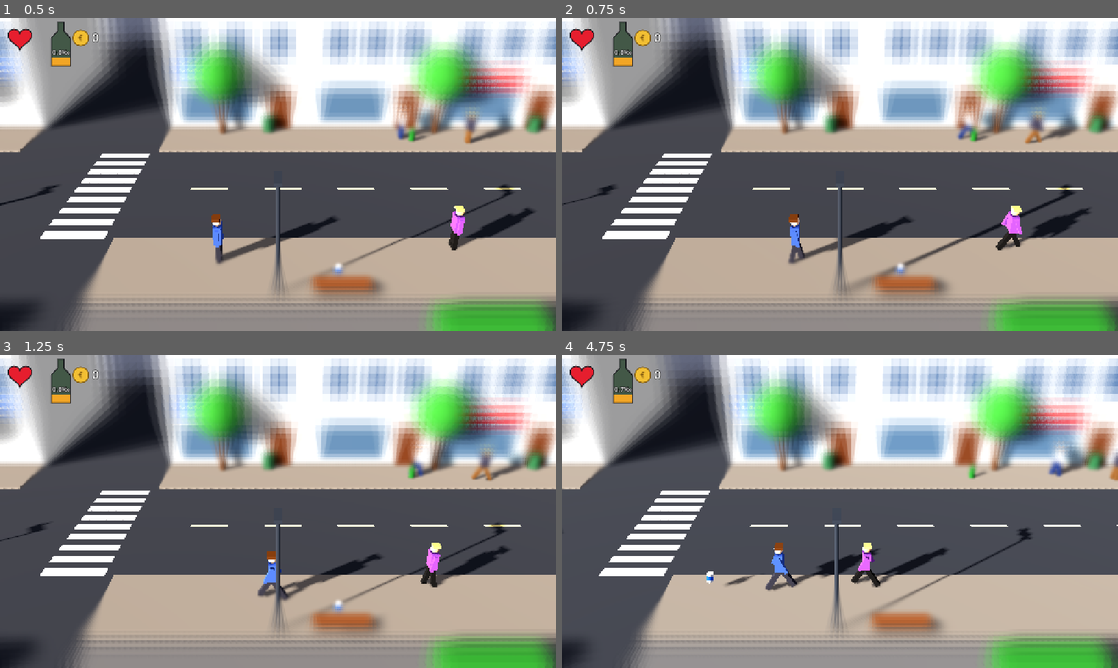
Above: before the commit, frames 1-4 (two rows, left to right).
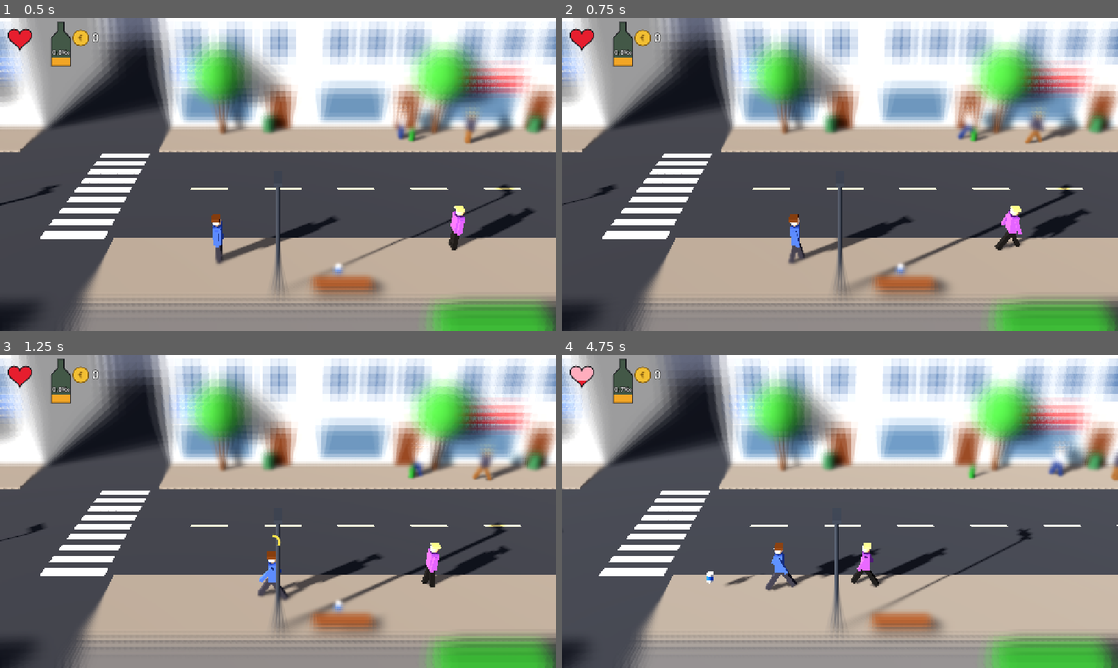
Above: after the commit, the same moments.

Repository: Ecculi/GoodMorningMoonshine
Game: Godot game, scene res://scenes/main.tscn
Two runs of this game, one before a commit and one after it. Both use one fixed random seed, a clock stepped at 60 frames per second and the inputs below.
Inputs:
- Up to frame 1 (0.5 s): no input
- Up to frame 2 (0.75 s): tap Enter at 0.5 s; hold Right (move_right) from 0.53 s (still down); hold Space (action) from 0.53 s (still down)
- Up to frame 3 (1.25 s): keep holding Right (move_right); keep holding Space (action)
- Up to frame 4 (4.75 s): release Right (move_right) at 1.28 s; release Space (action) at 1.28 s; hold Down (move_down) 1.28-2.03 s; tap Space (action) at 1.35, 3.05, 4.35 s; hold Right (move_right) 2.03-2.78 s; hold Space (action) 2.03-2.78 s; tap Z at 2.1 s; hold Up (move_up) 2.78-3.53 s; tap Enter at 2.85 s; hold Space (action) 3.53-4.28 s; hold Left (move_left) from 3.53 s (still down)

Frame 1 is identical in both runs. In frame 2, 0.1% of the frame differs, in the area x 0-95%, y 29-74%; in frame 3, 0.6%, in the area x 6-93%, y 27-87%; in frame 4, 0.4%.

Commit message:
Stamina in the heart, winded state and charged punch
Punches, throws and running turn the heart's red part light pink. When
all of it is pink the character is out of breath: punches only every
2 s, runs only a few steps, and after a grace time (10 s at full health,
1 s near empty) health starts to drop until the player rests.

Holding the action button runs time at half speed while standing still.
With an empty hand, holding it pulls the arm back for a stronger punch.

Co-Authored-By: Claude Opus 5.5 <noreply@anthropic.com>
Claude-Session: https://claude.ai/code/session_014p1PeeGbmYxJmsVU4HYhz4

Diff:
--- a/scripts/game_state.gd
+++ b/scripts/game_state.gd
@@ -21,15 +21,43 @@
 const DRINK_AMOUNT := 0.4
 const FOOD_HEALTH := 12.0
 
+## Stamina ("kunto"): the red part of the heart. Exertion turns red into
+## light pink from the top down; the pink level is the real health.
+## When all of it is pink the character is out of breath.
+const STAMINA_PUNCH := 9.0
+const STAMINA_PUNCH_CHARGED := 9.0  # extra at full charge
+const STAMINA_THROW := 7.0
+const STAMINA_RUN := 11.0  # per second
+## Resting: standing still recovers fast (in real time, even though the
+## world is frozen), walking slowly. Out of breath only standing helps.
+const STAMINA_REGEN_IDLE := 22.0
+const STAMINA_REGEN_WALK := 7.0
+const STAMINA_REGEN_DELAY := 0.8
+## Out of breath ends when this share of the health is red again.
+const WINDED_RECOVER := 0.3
+## How long the heart may stay all pink before health starts to drop:
+## 10 s with a full heart, 1 s with an empty one.
+const WINDED_GRACE_MAX := 10.0
+const WINDED_GRACE_MIN := 1.0
+const WINDED_DAMAGE := 2.0  # health per second after the grace time
+## Holding the action button while standing still runs time at half speed.
+const CHARGE_TIME_SCALE := 0.5
+
 var day := 1
 var promille := PROMILLE_START
 var health := 100.0
 var money := 0
 var clock_min := float(DAY_START_MIN)
+var stamina := 100.0
+var winded := false
+var _rest_wait := 0.0
+var _winded_time := 0.0
 
 ## Set by the player every frame.
 var moving := false
 var running := false
+## Set by the player while the action button is held down.
+var charging := false
 ## Actions (punching, throwing) keep the world running for a moment.
 var busy_time := 0.0
 ## True while the world advances this frame.
@@ -52,8 +80,16 @@
 		active = false
 		return
 	busy_time = maxf(0.0, busy_time - delta)
-	active = moving or busy_time > 0.0
-	world_dt = delta if active else 0.0
+	if moving or busy_time > 0.0:
+		active = true
+		world_dt = delta
+	elif charging:
+		active = true
+		world_dt = delta * CHARGE_TIME_SCALE
+	else:
+		active = false
+		world_dt = 0.0
+	_update_stamina(delta)
 	if not active:
 		return
 
@@ -83,8 +119,43 @@
 
 func damage(amount: float) -> void:
 	health -= amount
+	stamina = minf(stamina, maxf(health, 0.0))
 	if health <= 0.0 and not over:
 		_die("HEADLINE_BEATEN")
+
+
+## Spends stamina on an exertion (punch, throw, running).
+func exert(amount: float) -> void:
+	stamina = maxf(0.0, stamina - amount)
+	_rest_wait = STAMINA_REGEN_DELAY
+	if stamina <= 0.0:
+		winded = true
+
+
+## How long the heart may stay all pink before it starts to hurt.
+func winded_grace() -> float:
+	return lerpf(WINDED_GRACE_MIN, WINDED_GRACE_MAX, clampf(health / 100.0, 0.0, 1.0))
+
+
+func _update_stamina(delta: float) -> void:
+	stamina = minf(stamina, maxf(health, 0.0))
+	if running and moving:
+		exert(STAMINA_RUN * world_dt)
+	_rest_wait = maxf(0.0, _rest_wait - delta)
+	# Out of breath, only standing still counts as a rest.
+	var resting := _rest_wait <= 0.0 and not charging and not (winded and moving)
+	if resting:
+		var regen := STAMINA_REGEN_WALK * world_dt if moving else STAMINA_REGEN_IDLE * delta
+		stamina = minf(maxf(health, 0.0), stamina + regen)
+	if winded and stamina >= health * WINDED_RECOVER:
+		winded = false
+	# All pink and not resting yet: after the grace time health starts to drop.
+	if stamina <= 0.0 and not resting:
+		_winded_time += world_dt
+		if _winded_time > winded_grace():
+			damage(WINDED_DAMAGE * world_dt)
+	else:
+		_winded_time = 0.0
 
 
 func score() -> int:
@@ -98,6 +169,9 @@
 	day = 1
 	promille = PROMILLE_START
 	health = 100.0
+	stamina = 100.0
+	winded = false
+	_winded_time = 0.0
 	money = 0
 	clock_min = DAY_START_MIN
 	busy_time = 0.0
@@ -110,6 +184,9 @@
 	day += 1
 	promille = clampf(0.5 + maxf(at_sleep - 1.0, 0.0) * 0.5, 0.3, 2.0)
 	health = minf(100.0, health + 35.0)
+	stamina = health
+	winded = false
+	_winded_time = 0.0
 	clock_min = DAY_START_MIN
 	busy_time = 0.0
 	over = false
--- a/scripts/hud.gd
+++ b/scripts/hud.gd
@@ -44,7 +44,8 @@
 	if _hurt > 0.0:
 		draw_rect(Rect2(Vector2.ZERO, vs), Color(0.8, 0.0, 0.0, _hurt * 0.5))
 
-	_draw_heart(Vector2(46, 46), 58.0, clampf(GameState.health / 100.0, 0.0, 1.0))
+	_draw_heart(Vector2(46, 46), 58.0, clampf(GameState.health / 100.0, 0.0, 1.0),
+		clampf(GameState.stamina / 100.0, 0.0, 1.0))
 	_draw_bottle(Vector2(118, 10), GameState.promille, font)
 	_draw_coin(Vector2(186, 46), GameState.money, font)
 	_draw_charge()
@@ -68,20 +69,30 @@
 	return pts
 
 
-func _draw_heart(center: Vector2, size: float, frac: float) -> void:
+## frac = health (light pink), red_frac = stamina, the red part under it.
+func _draw_heart(center: Vector2, size: float, frac: float, red_frac: float) -> void:
 	var pts := _heart_points(center, size)
 	draw_colored_polygon(pts, Color(0.32, 0.32, 0.36, 0.9))
 	var s := size / 34.0
 	var top := center.y - 13.0 * s
 	var bottom := center.y + 17.0 * s
-	var level := lerpf(bottom, top, frac)
+	var pink := Color(1.0, 0.68, 0.74)
+	if GameState.winded:
+		# Out of breath: the pink pulses like heavy breathing.
+		pink = pink.lerp(Color(1.0, 0.85, 0.88), 0.5 + 0.5 * sin(card_time * 9.0))
+	_fill_heart(pts, center, size, bottom, lerpf(bottom, top, frac), pink)
+	_fill_heart(pts, center, size, bottom, lerpf(bottom, top, minf(red_frac, frac)), Color(0.9, 0.12, 0.18))
+	var outline := pts.duplicate()
+	outline.append(pts[0])
+	draw_polyline(outline, Color(0.08, 0.08, 0.1), 2.0, true)
+
+
+func _fill_heart(pts: PackedVector2Array, center: Vector2, size: float, bottom: float,
+		level: float, col: Color) -> void:
 	var clip := PackedVector2Array([Vector2(center.x - size, level), Vector2(center.x + size, level),
 		Vector2(center.x + size, bottom + 2.0), Vector2(center.x - size, bottom + 2.0)])
 	for poly in Geometry2D.intersect_polygons(pts, clip):
-		draw_colored_polygon(poly, Color(0.9, 0.12, 0.18))
-	var outline := pts.duplicate()
-	outline.append(pts[0])
-	draw_polyline(outline, Color(0.08, 0.08, 0.1), 2.0, true)
+		draw_colored_polygon(poly, col)
 
 
 func _draw_bottle(origin: Vector2, promille: float, font: Font) -> void:
--- a/scripts/npc.gd
+++ b/scripts/npc.gd
@@ -134,11 +134,11 @@
 				model.raise_arm(true)
 
 
-func take_hit(dmg: int, attacker: Node3D) -> void:
+func take_hit(dmg: int, attacker: Node3D, knock_mult := 1.0) -> void:
 	if state == S.KO:
 		return
 	hp -= dmg
-	_knock = 3.5 * signf(position.x - attacker.position.x)
+	_knock = 3.5 * knock_mult * signf(position.x - attacker.position.x)
 	_windup = -1.0
 	model.raise_arm(false)
 	main.popup("*", position + Vector3(0, 1.7, 0), Color(1, 0.9, 0.4))
--- a/scripts/person_model.gd
+++ b/scripts/person_model.gd
@@ -13,6 +13,7 @@
 var _walk_amount := 0.0
 var _punch_t := 0.0
 var _raised := false
+var _windup := -1.0
 
 
 func _init(shirt: Color, pants: Color, skin: Color, hair: Color, size := 1.0) -> void:
@@ -39,6 +40,9 @@
 	if _punch_t > 0.0:
 		_punch_t -= dt
 		arm_r.rotation.z = PI * 0.5
+	elif _windup >= 0.0:
+		# Arm pulled back behind the body, further the longer it charges.
+		arm_r.rotation.z = lerpf(-0.4, -1.4, _windup)
 	elif _raised:
 		arm_r.rotation.z = 2.5
 	else:
@@ -48,6 +52,11 @@
 func punch() -> void:
 	_punch_t = 0.18
 	arm_r.rotation.z = PI * 0.5
+
+
+## 0..1 pulls the arm back for a charged punch, -1 releases it.
+func set_windup(amount: float) -> void:
+	_windup = amount
 
 
 func raise_arm(on: bool) -> void:
--- a/scripts/player.gd
+++ b/scripts/player.gd
@@ -15,6 +15,12 @@
 const HOLD_TO_RUN := 1.0
 const PICKUP_RADIUS := 0.6
 const PUNCH_RANGE := 1.3
+## Holding the button with an empty hand pulls the arm back for a
+## stronger punch.
+const PUNCH_CHARGE_TIME := 1.2
+## Out of breath: punches only this often, runs only this long at a time.
+const WINDED_PUNCH_COOLDOWN := 2.0
+const WINDED_RUN_TIME := 0.8
 
 const MOVE_ACTIONS := ["move_left", "move_right", "move_up", "move_down"]
 
@@ -32,6 +38,8 @@
 var _clock := 0.0
 var _knock := Vector3.ZERO
 var _sway := 0.0
+var _punch_cooldown := 0.0
+var _winded_run := WINDED_RUN_TIME
 
 
 func _ready() -> void:
@@ -45,29 +53,43 @@
 	facing = 1
 	running = false
 	_press_time = -1.0
+	_punch_cooldown = 0.0
+	_winded_run = WINDED_RUN_TIME
 	_knock = Vector3.ZERO
 	if hand_item != null and is_instance_valid(hand_item):
 		hand_item.queue_free()
 	hand_item = null
 
 
-## 0..1 while the throw is being charged, otherwise -1.
+## 0..1 while a throw or punch is being charged, otherwise -1.
 func throw_charge() -> float:
-	if _press_time < LONG_PRESS or hand_item == null:
+	if _press_time < LONG_PRESS:
 		return -1.0
+	if hand_item == null:
+		return punch_charge()
 	return clampf((_press_time - LONG_PRESS) / 1.2, 0.0, 1.0)
+
+
+## 0..1 while an empty-handed punch is being charged, otherwise -1.
+func punch_charge() -> float:
+	if _press_time < LONG_PRESS or hand_item != null:
+		return -1.0
+	return clampf((_press_time - LONG_PRESS) / PUNCH_CHARGE_TIME, 0.0, 1.0)
 
 
 func _process(delta: float) -> void:
 	_clock += delta
 	if GameState.over:
 		GameState.moving = false
+		GameState.charging = false
 		_press_time = -1.0
 		return
+	_punch_cooldown = maxf(0.0, _punch_cooldown - delta)
 
 	var dir := Vector2(Input.get_axis("move_left", "move_right"), Input.get_axis("move_up", "move_down"))
 	var moving := dir.length() > 0.2
 	_update_run(dir, moving, delta)
+	_limit_winded_run(moving, delta)
 	var speed := RUN_SPEED if running else WALK_SPEED
 
 	var v := Vector3.ZERO
@@ -95,6 +117,7 @@
 	GameState.running = running and moving
 	model.rotation.y = 0.0 if facing > 0 else PI
 	model.animate(1.0 if moving else 0.0, delta, speed / WALK_SPEED)
+	model.set_windup(punch_charge())
 
 	_handle_action(delta)
 	_check_pickups()
@@ -122,16 +145,37 @@
 		running = true
 
 
+## Out of breath: only a few steps of running, then back to walking.
+func _limit_winded_run(moving: bool, delta: float) -> void:
+	if not GameState.winded:
+		_winded_run = WINDED_RUN_TIME
+		return
+	if running and moving:
+		_winded_run -= delta
+		if _winded_run <= 0.0:
+			running = false
+			_hold_time = -10.0  # holding the direction does not restart the run
+	elif not moving:
+		_winded_run = minf(WINDED_RUN_TIME, _winded_run + delta * 0.25)
+
+
 func _handle_action(delta: float) -> void:
 	if Input.is_action_just_pressed("action"):
 		_press_time = 0.0
 	if _press_time < 0.0:
-		return
+		GameState.charging = false
+		return
+	# Real time: the charge fills at the same pace even though the
+	# world runs at half speed meanwhile.
 	_press_time += delta
+	GameState.charging = true
 	if Input.is_action_pressed("action"):
 		return
+	GameState.charging = false
 	if _press_time >= LONG_PRESS and hand_item != null:
 		_throw(_press_time)
+	elif _press_time >= LONG_PRESS:
+		_punch(punch_charge())
 	else:
 		_short_action()
 	_press_time = -1.0
@@ -152,9 +196,22 @@
 			main.popup("+", position + Vector3(0, 2.1, 0), Color(1, 0.35, 0.35))
 			_consume_hand_item()
 			return
+	_punch(0.0)
+
+
+## charge 0..1: a fully charged punch hits twice as hard and knocks further.
+func _punch(charge: float) -> void:
+	GameState.busy_time = maxf(GameState.busy_time, 0.35)
+	# Out of breath, the arm only obeys every couple of seconds.
+	if GameState.winded and _punch_cooldown > 0.0:
+		return
+	GameState.exert(GameState.STAMINA_PUNCH + GameState.STAMINA_PUNCH_CHARGED * charge)
+	if GameState.winded:
+		_punch_cooldown = WINDED_PUNCH_COOLDOWN
 	model.punch()
+	var target = main.find_npc_in_front(position, facing, PUNCH_RANGE)
 	if target != null:
-		target.take_hit(1, self)
+		target.take_hit(1 + int(round(charge)), self, 1.0 + charge)
 
 
 func _consume_hand_item() -> void:
@@ -170,6 +227,7 @@
 	var start := global_position + Vector3(0.4 * facing, 1.1, 0.25)
 	it.throw_from(start, facing, dist)
 	model.punch()
+	GameState.exert(GameState.STAMINA_THROW)
 	GameState.busy_time = maxf(GameState.busy_time, it.flight_time + 0.1)
 
 
Not shown, changed: DESIGN.md
